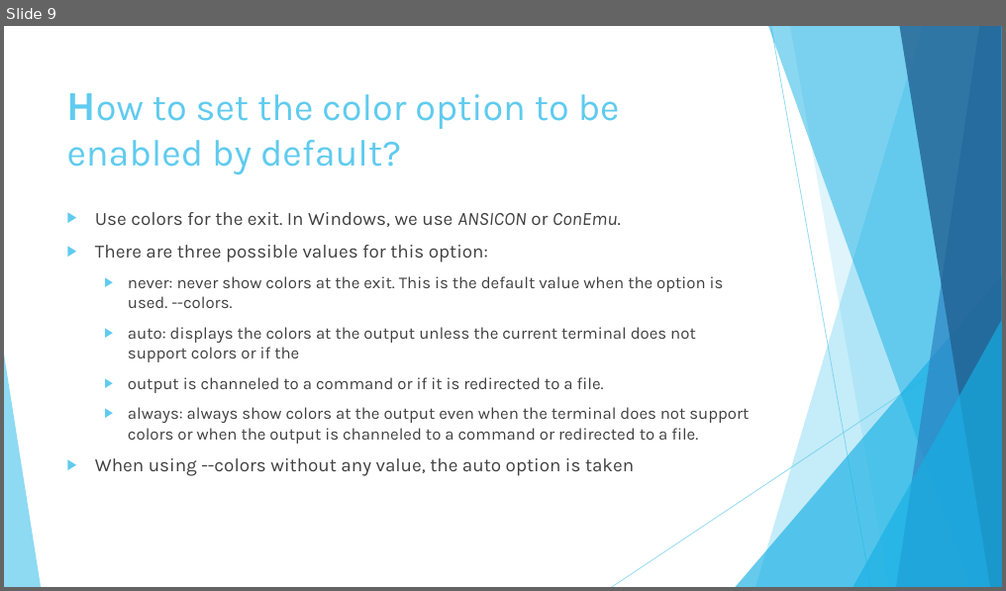
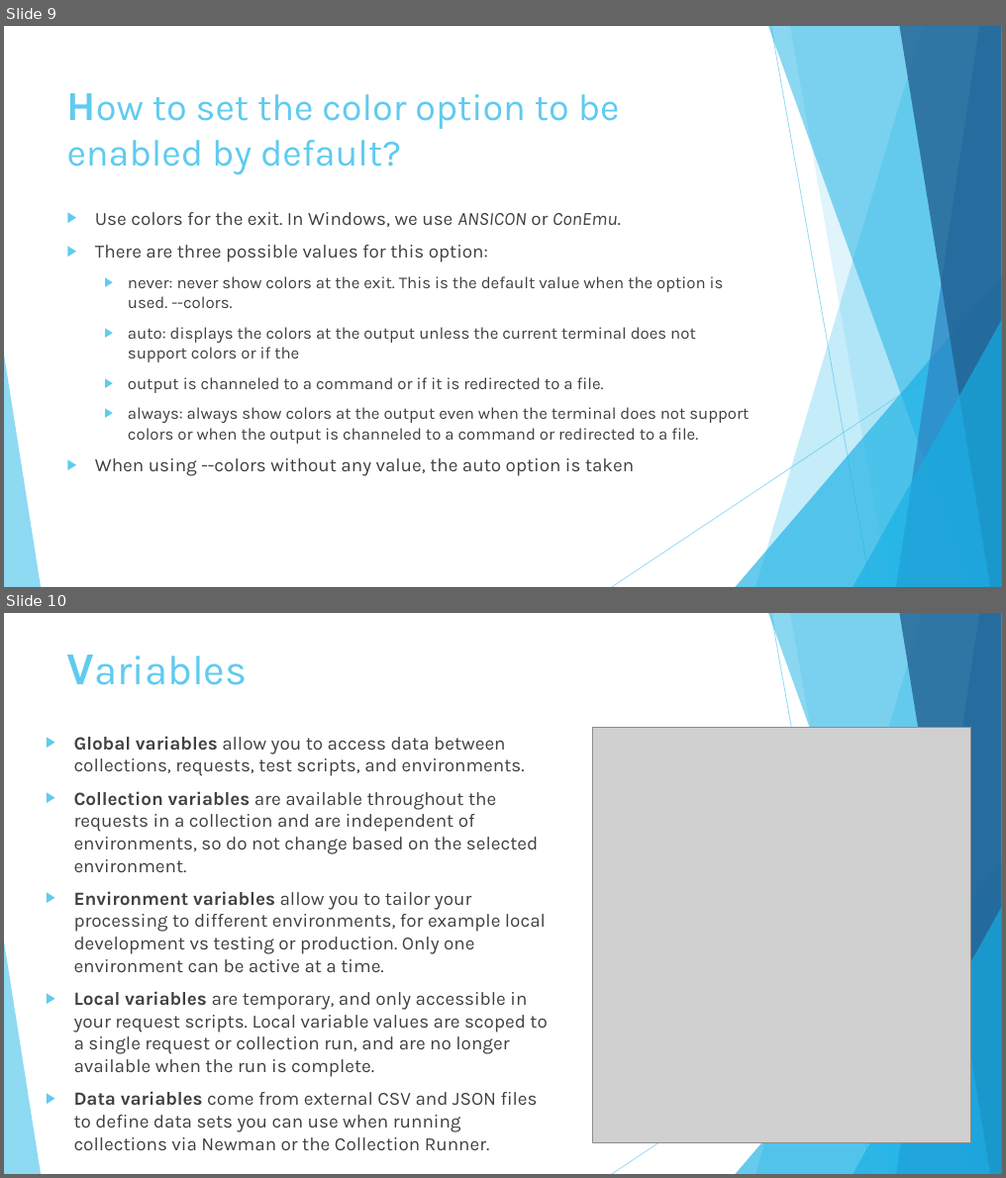
Before and after one commit to diegosilva91/Postman, a slide deck: Pill_Postman_presentation.pptx. Shown one above the other, each under a label of ours: slide 9 before the commit, slides 9 and 10 after it. The pictures are 1006x591 and 1006x1178 pixels, drawn with LibreOffice and Linux fonts; fonts in the diff are those of the drawing; grey boxes stand for pictures. Boxes give left, top, right and bottom in pixels: in the first picture for what was removed or moved away, otherwise in the second. Text is boxed around its words. In the diff, an @@ line names an element or a change of style, - is before the commit and + after.

```diff
--- a/Pill_Postman_presentation.pptx
+++ b/Pill_Postman_presentation.pptx
@@ slide 10 added at box(4, 613, 1002, 1174), background #FFFFFF; not listed: 10 template elements that a slide beside it also shows @@
@@ picture added at box(593, 728, 971, 1144) @@
@@ text added at box(74, 737, 547, 1151), 18 pt, text #404040 @@
+▶ Global variables allow you to access data between collections, requests, test scripts, and environments.
+▶ Collection variables are available throughout the requests in a collection and are independent of environments, so do not change based on the selected environment.
+▶ Environment variables allow you to tailor your processing to different environments, for example local development vs testing or production. Only one environment can be active at a time.
+▶ Local variables are temporary, and only accessible in your request scripts. Local variable values are scoped to a single request or collection run, and are no longer available when the run is complete.
+▶ Data variables come from external CSV and JSON files to define data sets you can use when running collections via Newman or the Collection Runner.
@@ title added at box(136, 736, 218, 751), 40 pt, text #5FCBEF @@
+Variables
```
Also in this commit, not shown: 1 slide changed, 5 other slides added, 4 slides removed, 1 other file.
